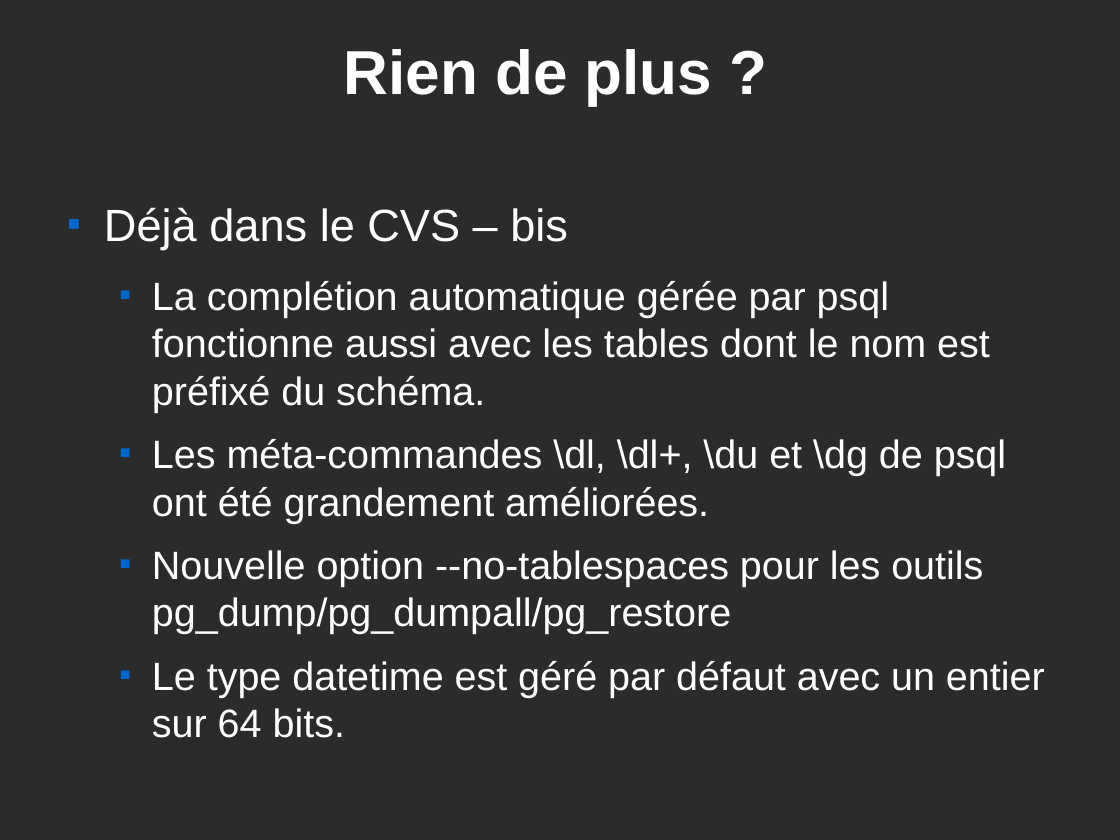
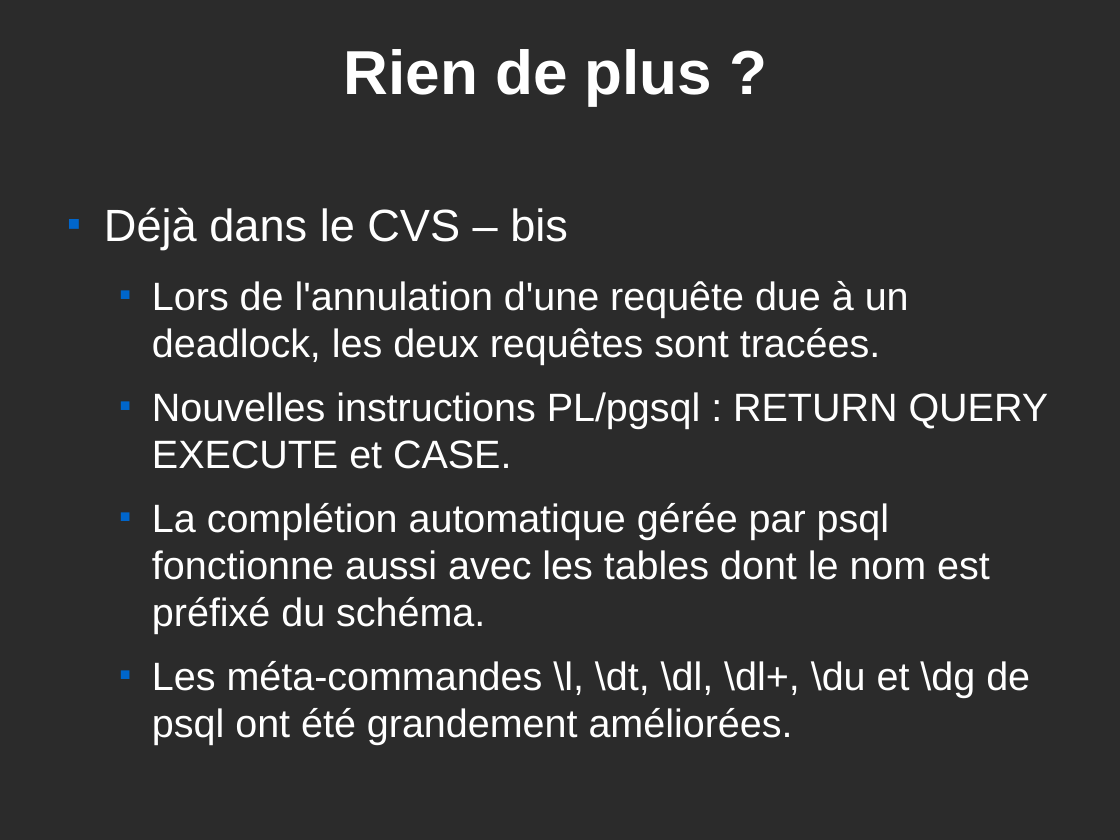
Before and after one commit to postgresqlfr/pgfr_materials, a slide deck: slide 30 of advocacy/trunk/confs/presentationPG.odp. Drawn at 1120x840 pixels with LibreOffice and Linux fonts; fonts in the diff are those of the drawing; background and template pictures are left out; a plain dark background stands for a picture behind light text. Boxes give left, top, right and bottom in pixels: in the first picture for what was removed or moved away, otherwise in the second. Text is boxed around its words. In the diff, an @@ line names an element or a change of style, - is before the commit and + after.

Commit message:
Quelques ajouts pour les RMLL :  * ajout des dernières nouveautés de la 8.4  * ajout d'une page sur la réplication interne  * ajout d'une page sur les documentations (manuel officiel, livres, articles)

```diff
--- a/advocacy/trunk/confs/presentationPG.odp
+++ b/advocacy/trunk/confs/presentationPG.odp
@@ text at <box>152,281,1049,469</box>: paragraphs added @@
+  ■ Lors de l'annulation d'une requête due à un deadlock, les deux requêtes sont tracées.
+  ■ Nouvelles instructions PL/pgsql : RETURN QUERY EXECUTE et CASE.
@@ text at <box>152,661,1030,745</box>: text changed @@
-  ■ Les méta-commandes \dl, \dl+, \du et \dg de psql ont été grandement améliorées.
-  ■ Nouvelle option --no-tablespaces pour les outils pg_dump/pg_dumpall/pg_restore
-  ■ Le type datetime est géré par défaut avec un entier sur 64 bits.
+  ■ Les méta-commandes \l, \dt, \dl, \dl+, \du et \dg de psql ont été grandement améliorées.
```
Also in this commit, not shown: 3 other slides changed, 3 slides added.
